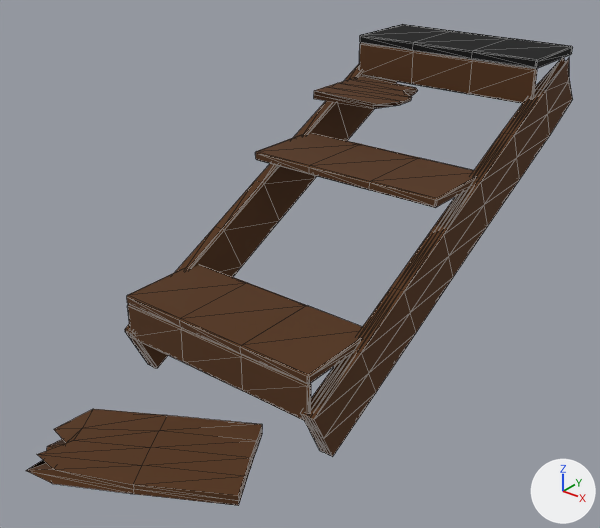
The glTF model godot/assets/props/modelle/treppe_holz_kaputt.glb, before and after one commit.
Both versions are drawn from a camera (50 mm lens) standing at (2.44, -1.88, 1.88) and looking at (0.48, 0.57, 0.36). Lighting does not change. The marker at lower right points along +X, +Y and +Z. The older version comes first. Mesh edges are drawn as thin lines. Vertices at exactly the same position are counted once.

The older version as bpy lines, for what is in view:
```python
me_treppe_holz_kaputt = bpy.data.meshes.new('treppe_holz_kaputt')
me_treppe_holz_kaputt.from_pydata(...)  # 438 vertices, 856 faces; spans x 0.0..1.0, y -0.73..2.06, z -0.1..1.1
# faces by material slot: [780, 76]
me_treppe_holz_kaputt.materials.append(mat_holz)  # brown #533216
me_treppe_holz_kaputt.materials.append(mat_holz_verkohlt)  # black #010101
ob_treppe_holz_kaputt = bpy.data.objects.new('treppe_holz_kaputt', me_treppe_holz_kaputt)
ob_treppe_holz_kaputt.location = (0.0, 0.0, 0.0)
```
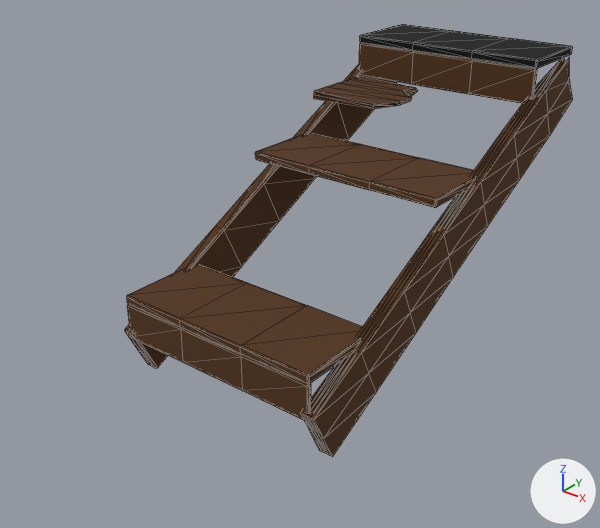
Edits to the bpy script that builds the scene:
```text
Change me_treppe_holz_kaputt:
    used by ob_treppe_holz_kaputt; location = (0.0, 0.0, 0.0)
    remove me_treppe_holz_kaputt.from_pydata(...)  # 438 vertices, 856 faces; spans x 0.0..1.0, y -0.73..2.06, z -0.1..1.1
    add me_treppe_holz_kaputt.from_pydata(...)  # 396 vertices, 776 faces; spans x 0.0..1.0, y -0.01..2.06, z -0.1..1.1
    me_treppe_holz_kaputt part 1: the loose piece of 42 vertices spanning x 0.23..0.99, y -0.73..-0.06, z 0.02..0.06 is deleted
```

Location of each change, [x1, y1, x2, y2] in pixels of the pictures (600 x 528 px):
'treppe_holz_kaputt', reshaped (18% narrower, 10% shorter)
    before: [26, 24, 573, 506]
    after: [125, 24, 573, 457]
part 1 of me_treppe_holz_kaputt, deleted (brown)
    before: [26, 409, 262, 506]
